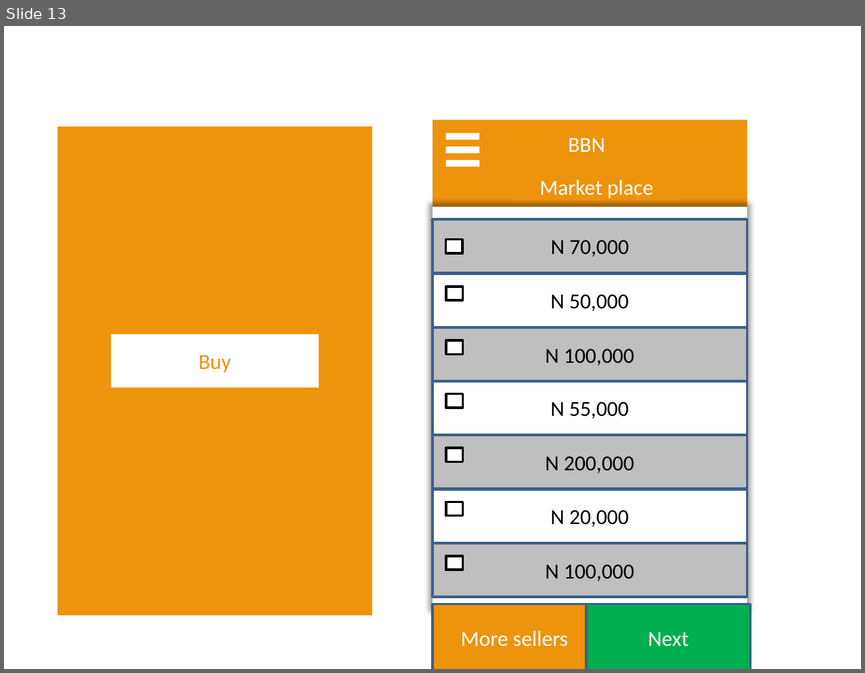
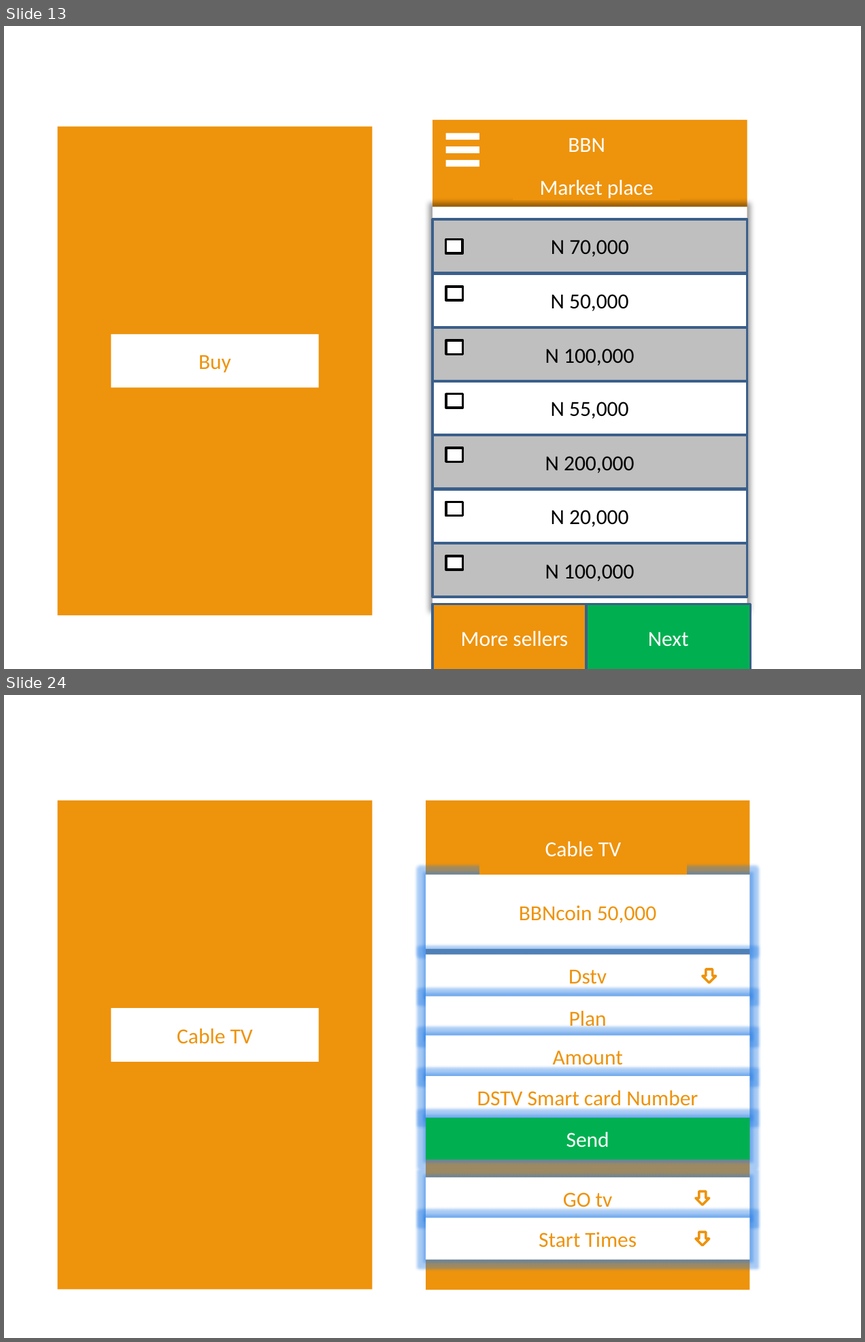
Before and after one commit to kleitz/BoonBuy, a slide deck: designs_mockups/Boonbuy Network app.pptx. Shown one above the other, each under a label of ours: slide 13 before the commit, slides 13 and 24 after it; the slides between them are not shown. The pictures are 865x673 and 865x1342 pixels, drawn with LibreOffice and Linux fonts; fonts in the diff are those of the drawing. Boxes give left, top, right and bottom in pixels: in the first picture for what was removed or moved away, otherwise in the second. Text is boxed around its words. In the diff, an @@ line names an element or a change of style, - is before the commit and + after.

```diff
--- a/designs_mockups/Boonbuy Network app.pptx
+++ b/designs_mockups/Boonbuy Network app.pptx
@@ slide 24 added at bbox=[4, 695, 861, 1338], background #FFFFFF @@
@@ rectangle added at bbox=[57, 800, 372, 1289], fill #EE930C @@
@@ rectangle added at bbox=[426, 800, 749, 1289], fill #EE930C @@
@@ rectangle added at bbox=[479, 821, 687, 875], fill #EE930C, 18 pt, text #FFFFFF @@
+Cable TV
@@ rectangle added at bbox=[426, 874, 749, 949], fill #FFFFFF, 18 pt, text #EE930C @@
+BBNcoin 50,000
@@ rectangle added at bbox=[426, 955, 749, 997], fill #FFFFFF, 18 pt, text #EE930C @@
+Dstv
@@ down arrow added at bbox=[702, 969, 716, 983], fill #FFFFFF, outline #EE930C 2 pt @@
@@ rectangle added at bbox=[426, 996, 749, 1038], fill #FFFFFF, 18 pt, text #EE930C @@
+Plan
@@ rectangle added at bbox=[111, 1008, 318, 1062], fill #FFFFFF, 18 pt, text #EE930C @@
+Cable TV
@@ rectangle added at bbox=[426, 1035, 749, 1077], fill #FFFFFF, 18 pt, text #EE930C @@
+Amount
@@ rectangle added at bbox=[426, 1075, 749, 1117], fill #FFFFFF, 18 pt, text #EE930C @@
+DSTV Smart card Number
@@ rectangle added at bbox=[426, 1117, 749, 1159], fill #00B050, 18 pt, text #FFFFFF @@
+Send
@@ rectangle added at bbox=[426, 1177, 749, 1219], fill #FFFFFF, 18 pt, text #EE930C @@
+GO tv
@@ down arrow added at bbox=[696, 1191, 709, 1205], fill #FFFFFF, outline #EE930C 2 pt @@
@@ rectangle added at bbox=[426, 1218, 749, 1259], fill #FFFFFF, 18 pt, text #EE930C @@
+Start Times
@@ down arrow added at bbox=[696, 1232, 709, 1245], fill #FFFFFF, outline #EE930C 2 pt @@
```
Also in this commit, not shown: 12 other slides added, 27 other files.
